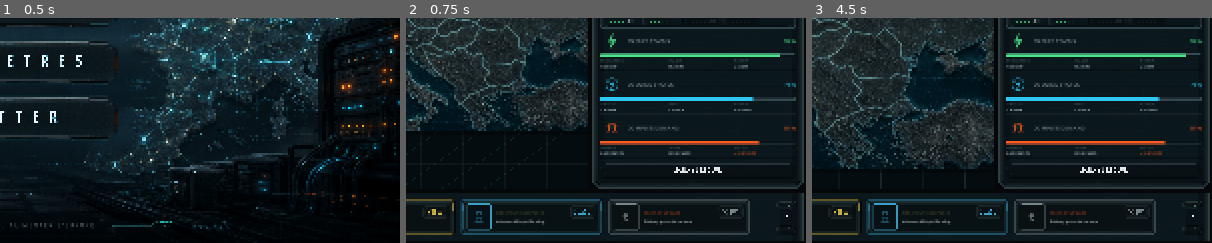
Above: before the commit, frames 1-3 (left to right).
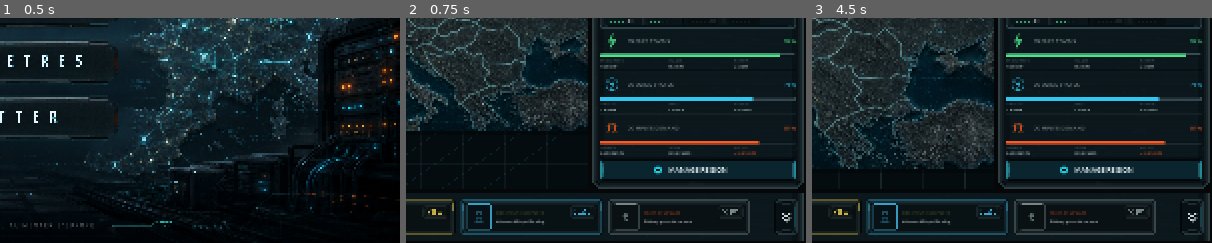
Above: after the commit, the same moments.

Repository: Exifs/Hackaton-Engie-E-Grid-2045
Game: Godot game, scene res://scenes/main_menu.tscn
Two runs of this game, one before a commit and one after it. Both use one fixed random seed, a clock stepped at 60 frames per second and the inputs below.
Inputs (mouse positions are % of the whole screen's width and height, from its top left):
- Up to frame 1 (0.5 s): no input
- Up to frame 2 (0.75 s): click (50, 47) at 0.5 s
- Up to frame 3 (4.5 s): click (74, 7) at 1.25 s; click (81, 7) at 2 s; click (84, 7) at 2.75 s; click (94, 4) at 3.5 s; click (19, 16) at 4.27 s
The pictures show only the part of the screen within x 50-100%, y 50-100%; the shares and areas given below are measured in that part.

Frame 1 is identical in both runs. In frame 2, 3.9% of the frame differs, in the area x 48-98%, y 63-97%; in frame 3, 3.9%.

Commit message:
Switch alert controls to dedicated button frames

Diff:
--- /dev/null
+++ b/e-grid-2045/scenes/ui/components/e_grid_chevron_button.tscn
@@ -0,0 +1,12 @@
+[gd_scene load_steps=2 format=3]
+
+[ext_resource type="Script" path="res://scripts/ui/components/e_grid_chevron_button.gd" id="1_chevron_button"]
+
+[node name="EGridChevronButton" type="Button"]
+custom_minimum_size = Vector2(46, 72)
+size_flags_horizontal = 0
+size_flags_vertical = 0
+offset_right = 46.0
+offset_bottom = 72.0
+script = ExtResource("1_chevron_button")
+label_text = "V"
--- /dev/null
+++ b/e-grid-2045/scenes/ui/components/e_grid_cta_button.tscn
@@ -0,0 +1,22 @@
+[gd_scene load_steps=2 format=3]
+
+[ext_resource type="Script" path="res://scripts/ui/components/e_grid_cta_button.gd" id="1_cta_button"]
+
+[node name="EGridCtaButton" type="Button"]
+custom_minimum_size = Vector2(0, 44)
+size_flags_horizontal = 3
+size_flags_vertical = 0
+offset_right = 340.0
+offset_bottom = 44.0
+script = ExtResource("1_cta_button")
+label_text = "ACTION"
+
+[node name="Label" type="Label" parent="."]
+layout_mode = 1
+anchors_preset = 15
+anchor_right = 1.0
+anchor_bottom = 1.0
+grow_horizontal = 2
+grow_vertical = 2
+horizontal_alignment = 1
+vertical_alignment = 1
--- a/e-grid-2045/scenes/ui/game/e_grid_alert_bar.tscn
+++ b/e-grid-2045/scenes/ui/game/e_grid_alert_bar.tscn
@@ -3,7 +3,7 @@
 [ext_resource type="Script" path="res://scripts/ui/game/e_grid_alert_bar.gd" id="1_alert_bar"]
 [ext_resource type="PackedScene" path="res://scenes/ui/game/e_grid_alert_item.tscn" id="2_alert_item"]
 [ext_resource type="PackedScene" path="res://scenes/ui/components/e_grid_panel.tscn" id="3_panel"]
-[ext_resource type="PackedScene" path="res://scenes/ui/components/e_grid_mini_button.tscn" id="4_mini_button"]
+[ext_resource type="PackedScene" path="res://scenes/ui/components/e_grid_chevron_button.tscn" id="4_chevron_button"]
 
 [node name="EGridAlertBar" type="Control"]
 custom_minimum_size = Vector2(0, 96)
@@ -85,12 +85,9 @@
 action_name = "market_update"
 alert_state = "market_info"
 
-[node name="CollapseButton" parent="ContentMargin/AlertRow" instance=ExtResource("4_mini_button")]
+[node name="CollapseButton" parent="ContentMargin/AlertRow" instance=ExtResource("4_chevron_button")]
 custom_minimum_size = Vector2(46, 72)
 layout_mode = 2
-fit_to_source_size = false
-stretch_to_bounds = true
-nine_slice_enabled = true
-nine_slice_margins = Vector4(16, 16, 16, 16)
-nine_slice_tile_inner_regions = true
+direction = "down"
+chevron_count = 2
 label_text = "V"
--- a/e-grid-2045/scenes/ui/game/e_grid_region_panel.tscn
+++ b/e-grid-2045/scenes/ui/game/e_grid_region_panel.tscn
@@ -7,7 +7,7 @@
 [ext_resource type="PackedScene" path="res://scenes/ui/components/e_grid_progress_bar.tscn" id="5_progress_bar"]
 [ext_resource type="PackedScene" path="res://scenes/ui/components/e_grid_tab.tscn" id="6_tab"]
 [ext_resource type="PackedScene" path="res://scenes/ui/components/e_grid_slot_card.tscn" id="7_slot_card"]
-[ext_resource type="PackedScene" path="res://scenes/ui/components/e_grid_action_button.tscn" id="8_action_button"]
+[ext_resource type="PackedScene" path="res://scenes/ui/components/e_grid_cta_button.tscn" id="8_cta_button"]
 [ext_resource type="Script" path="res://scripts/ui/game/e_grid_region_panel_chrome.gd" id="9_panel_chrome"]
 
 [sub_resource type="LabelSettings" id="LabelSettings_title"]
@@ -351,8 +351,8 @@
 custom_minimum_size = Vector2(0, 42)
 layout_mode = 2
 
-[node name="ManageRegionButton" parent="ContentMargin/PanelStack/FooterRow" instance=ExtResource("8_action_button")]
-custom_minimum_size = Vector2(0, 38)
+[node name="ManageRegionButton" parent="ContentMargin/PanelStack/FooterRow" instance=ExtResource("8_cta_button")]
+custom_minimum_size = Vector2(0, 40)
 layout_mode = 2
 size_flags_horizontal = 3
 tooltip_text = "Manage region"
--- /dev/null
+++ b/e-grid-2045/scripts/ui/components/e_grid_chevron_button.gd
@@ -0,0 +1,225 @@
+@tool
+class_name EGridChevronButton
+extends Button
+
+@export_enum("down", "up", "left", "right") var direction := "down":
+	set(value):
+		direction = value
+		queue_redraw()
+
+@export_range(1, 3, 1) var chevron_count := 2:
+	set(value):
+		chevron_count = clampi(value, 1, 3)
+		queue_redraw()
+
+@export var label_text := "V":
+	set(value):
+		label_text = value
+		var parsed_direction := _direction_from_label(value)
+		if not parsed_direction.is_empty():
+			direction = parsed_direction
+		queue_redraw()
+
+@export var accent_color := Color("#1fd0e2")
+@export var icon_color := Color("#dbe7e9e8")
+@export var disabled_icon_color := Color("#53666bd0")
+
+
+func _ready() -> void:
+	text = ""
+	flat = true
+	focus_mode = Control.FOCUS_ALL
+	mouse_default_cursor_shape = Control.CURSOR_POINTING_HAND
+	_install_empty_button_styles()
+	_connect_redraw_signals()
+
+
+func _draw() -> void:
+	var rect := Rect2(Vector2.ZERO, size).grow(-1.0)
+	if rect.size.x <= 8.0 or rect.size.y <= 8.0:
+		return
+
+	var hovered := is_hovered() or has_focus()
+	var pressed := button_pressed
+	var fill_color := _fill_color(hovered, pressed)
+	var border_color := _border_color(hovered, pressed)
+	var points := _clipped_rect_points(rect, 6.0)
+
+	draw_colored_polygon(points, fill_color)
+	_draw_closed_polyline(points, Color("#020608e8"), 2.0)
+	_draw_closed_polyline(_clipped_rect_points(rect.grow(-1.0), 5.0), border_color, 1.0)
+	_draw_closed_polyline(_clipped_rect_points(rect.grow(-5.0), 3.0), Color("#183037a8"), 1.0)
+	_draw_grip_rails(rect, hovered, pressed)
+	_draw_chevrons(rect.grow(-9.0), _current_icon_color(pressed), pressed)
+
+
+func _install_empty_button_styles() -> void:
+	add_theme_stylebox_override("normal", StyleBoxEmpty.new())
+	add_theme_stylebox_override("hover", StyleBoxEmpty.new())
+	add_theme_stylebox_override("pressed", StyleBoxEmpty.new())
+	add_theme_stylebox_override("focus", StyleBoxEmpty.new())
+	add_theme_stylebox_override("disabled", StyleBoxEmpty.new())
+
+
+func _connect_redraw_signals() -> void:
+	var redraw_call := Callable(self, "_request_redraw")
+
+	if not mouse_entered.is_connected(redraw_call):
+		mouse_entered.connect(redraw_call)
+	if not mouse_exited.is_connected(redraw_call):
+		mouse_exited.connect(redraw_call)
+	if not focus_entered.is_connected(redraw_call):
+		focus_entered.connect(redraw_call)
+	if not focus_exited.is_connected(redraw_call):
+		focus_exited.connect(redraw_call)
+	if not button_down.is_connected(redraw_call):
+		button_down.connect(redraw_call)
+	if not button_up.is_connected(redraw_call):
+		button_up.connect(redraw_call)
+	if not toggled.is_connected(_on_toggled):
+		toggled.connect(_on_toggled)
+
+
+func _fill_color(hovered: bool, pressed: bool) -> Color:
+	if disabled:
+		return Color("#070d10dc")
+	if pressed:
+		return Color("#0e3139f0")
+	if hovered:
+		return Color("#0b1d23ee")
+	return Color("#071014ec")
+
+
+func _border_color(hovered: bool, pressed: bool) -> Color:
+	if disabled:
+		return Color("#27333788")
+	if pressed:
+		return Color(accent_color, 0.95)
+	if hovered:
+		return Color("#3b7580dc")
+	return Color("#34464bc0")
+
+
+func _current_icon_color(pressed: bool) -> Color:
+	if disabled:
+		return disabled_icon_color
+	if pressed:
+		return Color("#effeff")
+	return icon_color
+
+
+func _draw_grip_rails(rect: Rect2, hovered: bool, pressed: bool) -> void:
+	var glow := Color(accent_color, 0.34 if hovered or pressed else 0.16)
+	var edge := Color("#5d777d70")
+	var shadow := Color("#020608c8")
+
+	if direction == "up" or direction == "down":
+		var center_x := rect.get_center().x
+		draw_line(Vector2(center_x - 10.0, rect.position.y + 5.0), Vector2(center_x + 10.0, rect.position.y + 5.0), shadow, 2.0, true)
+		draw_line(Vector2(center_x - 8.0, rect.position.y + 8.0), Vector2(center_x + 8.0, rect.position.y + 8.0), edge, 1.0, true)
+		draw_line(Vector2(center_x - 8.0, rect.end.y - 8.0), Vector2(center_x + 8.0, rect.end.y - 8.0), edge, 1.0, true)
+		draw_line(Vector2(center_x - 10.0, rect.end.y - 5.0), Vector2(center_x + 10.0, rect.end.y - 5.0), shadow, 2.0, true)
+		draw_rect(Rect2(Vector2(rect.position.x + 4.0, rect.position.y + 16.0), Vector2(1.0, maxf(rect.size.y - 32.0, 0.0))), glow, true)
+		draw_rect(Rect2(Vector2(rect.end.x - 5.0, rect.position.y + 16.0), Vector2(1.0, maxf(rect.size.y - 32.0, 0.0))), glow, true)
+	else:
+		var center_y := rect.get_center().y
+		draw_line(Vector2(rect.position.x + 5.0, center_y - 10.0), Vector2(rect.position.x + 5.0, center_y + 10.0), shadow, 2.0, true)
+		draw_line(Vector2(rect.position.x + 8.0, center_y - 8.0), Vector2(rect.position.x + 8.0, center_y + 8.0), edge, 1.0, true)
+		draw_line(Vector2(rect.end.x - 8.0, center_y - 8.0), Vector2(rect.end.x - 8.0, center_y + 8.0), edge, 1.0, true)
+		draw_line(Vector2(rect.end.x - 5.0, center_y - 10.0), Vector2(rect.end.x - 5.0, center_y + 10.0), shadow, 2.0, true)
+
+
+func _draw_chevrons(rect: Rect2, color: Color, pressed: bool) -> void:
+	var count := clampi(chevron_count, 1, 3)
+	var vertical := direction == "up" or direction == "down"
+	var step := 9.0
+	var total_span := step * float(count - 1)
+	var center := rect.get_center()
+
+	for index in range(count):
+		var offset := float(index) * step - total_span * 0.5
+		var chevron_center := center
+		if vertical:
+			chevron_center.y += offset + (1.0 if pressed else 0.0)
+		else:
+			chevron_center.x += offset + (1.0 if pressed else 0.0)
+		_draw_single_chevron(chevron_center, color)
+
+
+func _draw_single_chevron(center: Vector2, color: Color) -> void:
+	var width := 15.0
+	var height := 8.0
+	var points: PackedVector2Array
+
+	match direction:
+		"up":
+			points = PackedVector2Array([
+				center + Vector2(-width * 0.5, height * 0.35),
+				center + Vector2(0.0, -height * 0.5),
+				center + Vector2(width * 0.5, height * 0.35),
+			])
+		"left":
+			points = PackedVector2Array([
+				center + Vector2(width * 0.35, -height * 0.5),
+				center + Vector2(-width * 0.5, 0.0),
+				center + Vector2(width * 0.35, height * 0.5),
+			])
+		"right":
+			points = PackedVector2Array([
+				center + Vector2(-width * 0.35, -height * 0.5),
+				center + Vector2(width * 0.5, 0.0),
+				center + Vector2(-width * 0.35, height * 0.5),
+			])
+		_:
+			points = PackedVector2Array([
+				center + Vector2(-width * 0.5, -height * 0.35),
+				center + Vector2(0.0, height * 0.5),
+				center + Vector2(width * 0.5, -height * 0.35),
+			])
+
+	draw_polyline(points, Color("#020608b8"), 4.0, true)
+	draw_polyline(points, color, 2.0, true)
+
+
+func _direction_from_label(value: String) -> String:
+	var normalized := value.strip_edges().to_upper()
+	match normalized:
+		"V", "DOWN":
+			return "down"
+		"^", "UP":
+			return "up"
+		"<", "LEFT":
+			return "left"
+		">", "RIGHT":
+			return "right"
+		_:
+			return ""
+
+
+func _clipped_rect_points(rect: Rect2, corner_size: float) -> PackedVector2Array:
+	var corner := minf(corner_size, minf(rect.size.x, rect.size.y) * 0.5)
+	return PackedVector2Array([
+		Vector2(rect.position.x + corner, rect.position.y),
+		Vector2(rect.end.x - corner, rect.position.y),
+		Vector2(rect.end.x, rect.position.y + corner),
+		Vector2(rect.end.x, rect.end.y - corner),
+		Vector2(rect.end.x - corner, rect.end.y),
+		Vector2(rect.position.x + corner, rect.end.y),
+		Vector2(rect.position.x, rect.end.y - corner),
+		Vector2(rect.position.x, rect.position.y + corner),
+	])
+
+
+func _draw_closed_polyline(points: PackedVector2Array, color: Color, width: float) -> void:
+	var closed_points := PackedVector2Array(points)
+	if closed_points.size() > 0:
+		closed_points.append(closed_points[0])
+	draw_polyline(closed_points, color, width, true)
+
+
+func _request_redraw() -> void:
+	queue_redraw()
+
+
+func _on_toggled(_pressed: bool) -> void:
+	queue_redraw()
--- /dev/null
+++ b/e-grid-2045/scripts/ui/components/e_grid_cta_button.gd
@@ -0,0 +1,209 @@
+@tool
+class_name EGridCtaButton
+extends Button
+
+@export var label_text := "ACTION":
+	set(value):
+		label_text = value
+		_sync_label()
+		queue_redraw()
+
+@export var accent_color := Color("#1fd0e2")
+@export var label_color := Color("#eefbff")
+@export var disabled_label_color := Color("#59696d")
+@export var show_gear_icon := true:
+	set(value):
+		show_gear_icon = value
+		queue_redraw()
+
+var _label: Label
+
+
+func _ready() -> void:
+	text = ""
+	flat = true
+	focus_mode = Control.FOCUS_ALL
+	mouse_default_cursor_shape = Control.CURSOR_POINTING_HAND
+	_install_empty_button_styles()
+	_cache_label()
+	_sync_label()
+	_connect_redraw_signals()
+
+
+func _notification(what: int) -> void:
+	if what == NOTIFICATION_RESIZED:
+		_sync_label_layout()
+		queue_redraw()
+
+
+func _draw() -> void:
+	var rect := Rect2(Vector2.ZERO, size).grow(-1.0)
+	if rect.size.x <= 8.0 or rect.size.y <= 8.0:
+		return
+
+	var hovered := is_hovered() or has_focus()
+	var pressed := button_pressed
+	var points := _clipped_rect_points(rect, 4.0)
+	draw_colored_polygon(points, _fill_color(hovered, pressed))
+	_draw_closed_polyline(points, Color("#020608ea"), 2.0)
+	_draw_closed_polyline(_clipped_rect_points(rect.grow(-1.0), 3.0), _border_color(hovered, pressed), 1.0)
+	_draw_closed_polyline(_clipped_rect_points(rect.grow(-5.0), 2.0), Color("#4bb7c460"), 1.0)
+	_draw_energy_rails(rect, hovered or pressed)
+
+	if show_gear_icon:
+		_draw_gear_icon(_gear_center(rect), _icon_color(pressed))
+
+
+func _install_empty_button_styles() -> void:
+	add_theme_stylebox_override("normal", StyleBoxEmpty.new())
+	add_theme_stylebox_override("hover", StyleBoxEmpty.new())
+	add_theme_stylebox_override("pressed", StyleBoxEmpty.new())
+	add_theme_stylebox_override("focus", StyleBoxEmpty.new())
+	add_theme_stylebox_override("disabled", StyleBoxEmpty.new())
+
+
+func _connect_redraw_signals() -> void:
+	var redraw_call := Callable(self, "_request_redraw")
+
+	if not mouse_entered.is_connected(redraw_call):
+		mouse_entered.connect(redraw_call)
+	if not mouse_exited.is_connected(redraw_call):
+		mouse_exited.connect(redraw_call)
+	if not focus_entered.is_connected(redraw_call):
+		focus_entered.connect(redraw_call)
+	if not focus_exited.is_connected(redraw_call):
+		focus_exited.connect(redraw_call)
+	if not button_down.is_connected(redraw_call):
+		button_down.connect(redraw_call)
+	if not button_up.is_connected(redraw_call):
+		button_up.connect(redraw_call)
+	if not toggled.is_connected(_on_toggled):
+		toggled.connect(_on_toggled)
+
+
+func _cache_label() -> void:
+	_label = get_node_or_null("Label") as Label
+	if _label != null:
+		return
+
+	_label = Label.new()
+	_label.name = "Label"
+	add_child(_label)
+	_sync_label_layout()
+
+
+func _sync_label() -> void:
+	if _label == null:
+		_cache_label()
+	if _label == null:
+		return
+
+	_label.text = label_text
+	_label.add_theme_color_override("font_color", disabled_label_color if disabled else label_color)
+	_label.add_theme_font_size_override("font_size", 14)
+	_label.horizontal_alignment = HORIZONTAL_ALIGNMENT_CENTER
+	_label.vertical_alignment = VERTICAL_ALIGNMENT_CENTER
+	_label.clip_text = true
+	_label.mouse_filter = Control.MOUSE_FILTER_IGNORE
+
+
+func _sync_label_layout() -> void:
+	if _label == null:
+		return
+
+	_label.set_anchors_preset(Control.PRESET_FULL_RECT)
+	_label.offset_left = 0.0
+	_label.offset_top = 0.0
+	_label.offset_right = 0.0
+	_label.offset_bottom = 0.0
+
+
+func _fill_color(hovered: bool, pressed: bool) -> Color:
+	if disabled:
+		return Color("#071014dc")
+	if pressed:
+		return Color("#0f5160ee")
+	if hovered:
+		return Color("#0d3944ec")
+	return Color("#0a2630ec")
+
+
+func _border_color(hovered: bool, pressed: bool) -> Color:
+	if disabled:
+		return Color("#2f3d4280")
+	if pressed:
+		return Color("#6df3ff")
+	if hovered:
+		return Color("#42dcece6")
+	return Color("#279db0dc")
+
+
+func _icon_color(pressed: bool) -> Color:
+	if disabled:
+		return disabled_label_color
+	if pressed:
+		return Color("#eefeff")
+	return Color(accent_color, 0.95)
+
+
+func _draw_energy_rails(rect: Rect2, active: bool) -> void:
+	var glow := Color(accent_color, 0.42 if active else 0.22)
+	var rail_width := maxf(rect.size.x - 28.0, 0.0)
+	if rail_width <= 0.0:
+		return
+
+	draw_rect(Rect2(rect.position + Vector2(14.0, 4.0), Vector2(rail_width, 1.0)), Color("#65f3ff35"), true)
+	draw_rect(Rect2(Vector2(rect.position.x + 14.0, rect.end.y - 5.0), Vector2(rail_width, 1.0)), Color("#65f3ff35"), true)
+	draw_rect(Rect2(rect.position + Vector2(5.0, 12.0), Vector2(1.0, maxf(rect.size.y - 24.0, 0.0))), glow, true)
+	draw_rect(Rect2(Vector2(rect.end.x - 6.0, rect.position.y + 12.0), Vector2(1.0, maxf(rect.size.y - 24.0, 0.0))), glow, true)
+
+
+func _draw_gear_icon(center: Vector2, color: Color) -> void:
+	var outer := 8.0
+	var inner := 4.2
+
+	for index in range(8):
+		var angle := TAU * float(index) / 8.0
+		var from := center + Vector2(cos(angle), sin(angle)) * inner
+		var to := center + Vector2(cos(angle), sin(angle)) * outer
+		draw_line(from, to, color, 2.0, true)
+
+	draw_arc(center, 5.2, 0.0, TAU, 32, color, 2.0, true)
+	draw_arc(center, 2.0, 0.0, TAU, 20, Color("#071014ee"), 2.0, true)
+
+
+func _gear_center(rect: Rect2) -> Vector2:
+	var text_width := maxf(float(label_text.length()) * 8.0, 96.0)
+	if _label != null:
+		text_width = maxf(text_width, _label.get_combined_minimum_size().x)
+
+	return Vector2(rect.get_center().x - text_width * 0.5 - 28.0, rect.get_center().y)
+
+
+func _clipped_rect_points(rect: Rect2, corner_size: float) -> PackedVector2Array:
+	var corner := minf(corner_size, minf(rect.size.x, rect.size.y) * 0.5)
+	return PackedVector2Array([
+		Vector2(rect.position.x + corner, rect.position.y),
+		Vector2(rect.end.x - corner, rect.position.y),
+		Vector2(rect.end.x, rect.position.y + corner),
+		Vector2(rect.end.x, rect.end.y - corner),
+		Vector2(rect.end.x - corner, rect.end.y),
+		Vector2(rect.position.x + corner, rect.end.y),
+		Vector2(rect.position.x, rect.end.y - corner),
+		Vector2(rect.position.x, rect.position.y + corner),
+	])
+
+
+func _draw_closed_polyline(points: PackedVector2Array, color: Color, width: float) -> void:
+	var closed_points := PackedVector2Array(points)
+	if closed_points.size() > 0:
+		closed_points.append(closed_points[0])
+	draw_polyline(closed_points, color, width, true)
+
+
+func _request_redraw() -> void:
+	queue_redraw()
+
+
+func _on_toggled(_pressed: bool) -> void:
+	queue_redraw()
--- a/e-grid-2045/scripts/ui/game/e_grid_alert_bar.gd
+++ b/e-grid-2045/scripts/ui/game/e_grid_alert_bar.gd
@@ -68,7 +68,11 @@
 
 	var alert_items := get_node_or_null(alert_container_path) as Control
 	if alert_items != null:
-		alert_items.visible = not collapsed
+		alert_items.visible = true
+		alert_items.mouse_filter = Control.MOUSE_FILTER_IGNORE if collapsed else Control.MOUSE_FILTER_PASS
+		for child in alert_items.get_children():
+			if child is CanvasItem:
+				(child as CanvasItem).visible = not collapsed
 
 	var count_label := get_node_or_null("ContentMargin/AlertRow/AlertCountLabel") as Control
 	if count_label != null:
--- a/e-grid-2045/tmp_button_artifact_capture_check.gd
+++ b/e-grid-2045/tmp_button_artifact_capture_check.gd
@@ -2,6 +2,9 @@
 
 const GAME_SCENE := "res://scenes/game/game_scene.tscn"
 const CAPTURE_PATH := "C:/Users/cleme/AppData/Local/Temp/codex_game_capture_button_artifacts_fixed.png"
+const COLLAPSED_CAPTURE_PATH := "C:/Users/cleme/AppData/Local/Temp/codex_game_capture_bottom_collapsed.png"
+const CHEVRON_BUTTON_SCRIPT := "res://scripts/ui/components/e_grid_chevron_button.gd"
+const CTA_BUTTON_SCRIPT := "res://scripts/ui/components/e_grid_cta_button.gd"
 
 var _failures: Array[String] = []
 
@@ -26,16 +29,12 @@
 	_check_button(game, ^"SafeArea/Root/MainRow/RegionPanel/ContentMargin/PanelStack/HeaderRow/CloseButton", "X")
 	_check_button(game, ^"SafeArea/Root/AlertBar/ContentMargin/AlertRow/AlertItems/PowerCongestionAlert/ContentMargin/ContentRow/ActionButton", "VIEW")
 	_check_button(game, ^"SafeArea/Root/AlertBar/ContentMargin/AlertRow/AlertItems/ResearchCompleteAlert/ContentMargin/ContentRow/ActionButton", "CLAIM")
-	_check_button(game, ^"SafeArea/Root/AlertBar/ContentMargin/AlertRow/CollapseButton", "V")
+	_check_chevron_button(game, ^"SafeArea/Root/AlertBar/ContentMargin/AlertRow/CollapseButton", "V", "down")
+	_check_cta_button(game, ^"SafeArea/Root/MainRow/RegionPanel/ContentMargin/PanelStack/FooterRow/ManageRegionButton", "MANAGE REGION")
 
-	var viewport_texture := root.get_texture()
-	var image := viewport_texture.get_image() if viewport_texture != null else null
-	if image == null:
-		_failures.append("Unable to read viewport image")
-	else:
-		var error := image.save_png(CAPTURE_PATH)
-		if error != OK:
-			_failures.append("Unable to save capture: %s" % error)
+	_save_capture(CAPTURE_PATH)
+	await _check_collapsed_button_position(game, ^"SafeArea/Root/AlertBar/ContentMargin/AlertRow/CollapseButton")
+	_save_capture(COLLAPSED_CAPTURE_PATH)
 
 	for failure in _failures:
 		push_error(failure)
@@ -55,6 +54,65 @@
 		_failures.append("%s expected label '%s', got '%s'" % [path, expected_label, str(button.get("label_text"))])
 
 
+func _check_chevron_button(root_node: Node, path: NodePath, expected_label: String, expected_direction: String) -> void:
+	var button := root_node.get_node_or_null(path) as BaseButton
+	if button == null:
+		_failures.append("Missing chevron button %s" % path)
+		return
+
+	var script := button.get_script() as Script
+	if script == null or script.resource_path != CHEVRON_BUTTON_SCRIPT:
+		_failures.append("%s should use the dedicated chevron button frame" % path)
+	if str(button.get("label_text")) != expected_label:
+		_failures.append("%s expected label '%s', got '%s'" % [path, expected_label, str(button.get("label_text"))])
+	if str(button.get("direction")) != expected_direction:
+		_failures.append("%s expected direction '%s', got '%s'" % [path, expected_direction, str(button.get("direction"))])
+
+
+func _check_cta_button(root_node: Node, path: NodePath, expected_label: String) -> void:
+	var button := root_node.get_node_or_null(path) as BaseButton
+	if button == null:
+		_failures.append("Missing CTA button %s" % path)
+		return
+
+	var script := button.get_script() as Script
+	if script == null or script.resource_path != CTA_BUTTON_SCRIPT:
+		_failures.append("%s should use the dedicated CTA button frame" % path)
+	if str(button.get("label_text")) != expected_label:
+		_failures.append("%s expected label '%s', got '%s'" % [path, expected_label, str(button.get("label_text"))])
+
+
+func _check_collapsed_button_position(root_node: Node, path: NodePath) -> void:
+	var button := root_node.get_node_or_null(path) as BaseButton
+	if button == null:
+		_failures.append("Missing collapse button %s" % path)
+		return
+
+	var expanded_x := button.global_position.x
+	button.pressed.emit()
+	await _wait_frames(6)
+	var collapsed_x := button.global_position.x
+
+	if absf(collapsed_x - expanded_x) > 1.0:
+		_failures.append("%s moved from x=%.1f to x=%.1f when collapsed" % [path, expanded_x, collapsed_x])
+	if str(button.get("label_text")) != "^":
+		_failures.append("%s expected collapsed label '^', got '%s'" % [path, str(button.get("label_text"))])
+	if str(button.get("direction")) != "up":
+		_failures.append("%s expected collapsed direction 'up', got '%s'" % [path, str(button.get("direction"))])
+
+
+func _save_capture(path: String) -> void:
+	var viewport_texture := root.get_texture()
+	var image := viewport_texture.get_image() if viewport_texture != null else null
+	if image == null:
+		_failures.append("Unable to read viewport image")
+		return
+
+	var error := image.save_png(path)
+	if error != OK:
+		_failures.append("Unable to save capture %s: %s" % [path, error])
+
+
 func _wait_frames(count: int) -> void:
 	for _index in range(count):
 		await process_frame
Not shown, added: e-grid-2045/scripts/ui/components/e_grid_chevron_button.gd.uid
Not shown, added: e-grid-2045/scripts/ui/components/e_grid_cta_button.gd.uid
